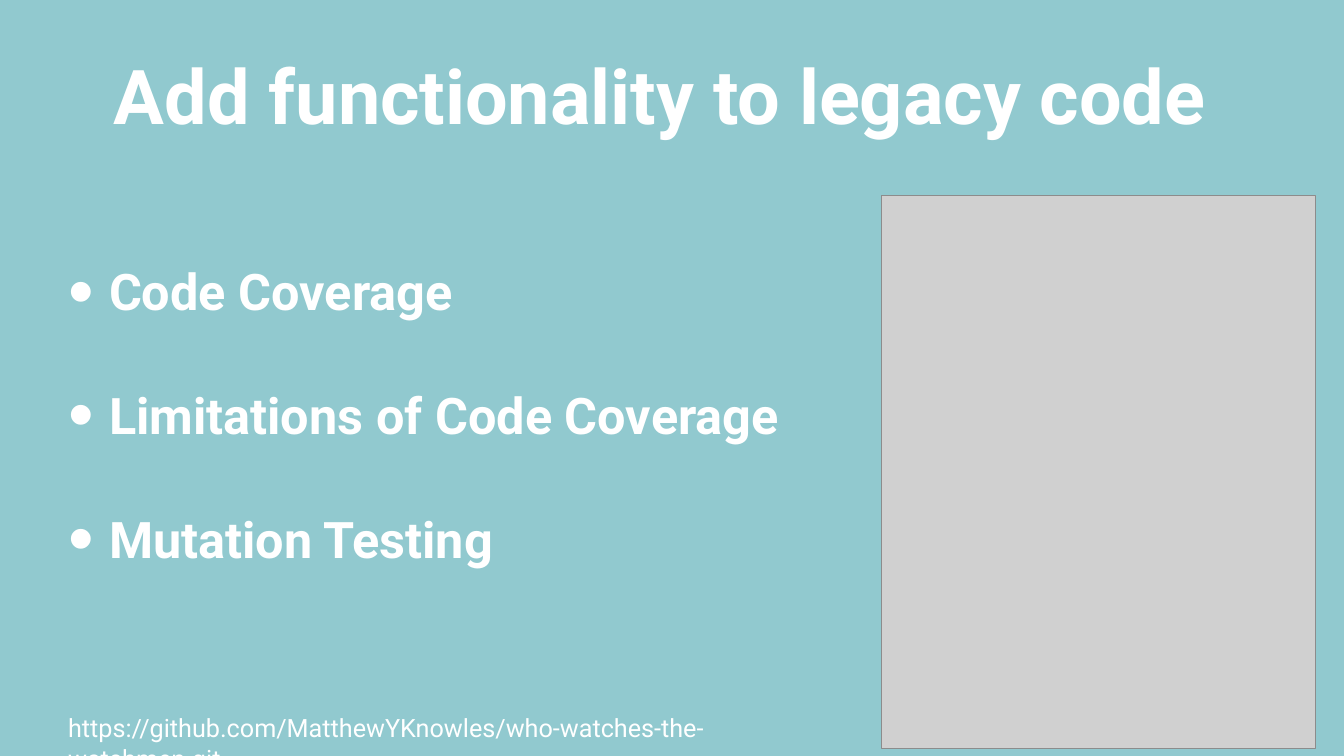
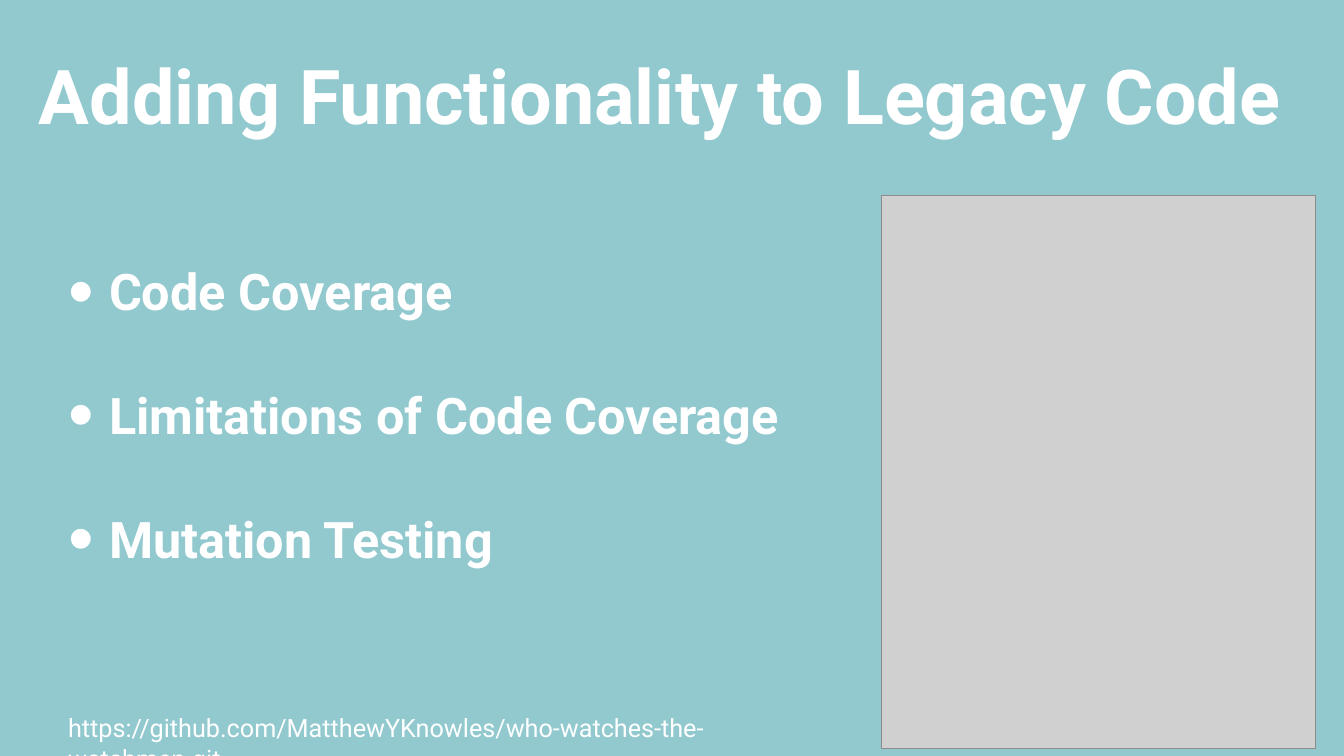
Before and after one commit to MatthewYKnowles/dev-nexus-2020, a slide deck: slide 15 of Who Watches the Watchmen Dev Nexus 2020.pptx. Drawn at 1344x756 pixels with LibreOffice and Linux fonts; fonts in the diff are those of the drawing; grey boxes stand for pictures. Boxes give left, top, right and bottom in pixels: in the first picture for what was removed or moved away, otherwise in the second. Text is boxed around its words. In the diff, an @@ line names an element or a change of style, - is before the commit and + after.

```diff
--- a/Who Watches the Watchmen Dev Nexus 2020.pptx
+++ b/Who Watches the Watchmen Dev Nexus 2020.pptx
@@ title at [39, 67, 1281, 140]: text changed @@
-Add functionality to legacy code
+Adding Functionality to Legacy Code
```
Also in this commit, not shown: 7 other slides changed, 1 slide added, 1 slide removed, 1 other file.
